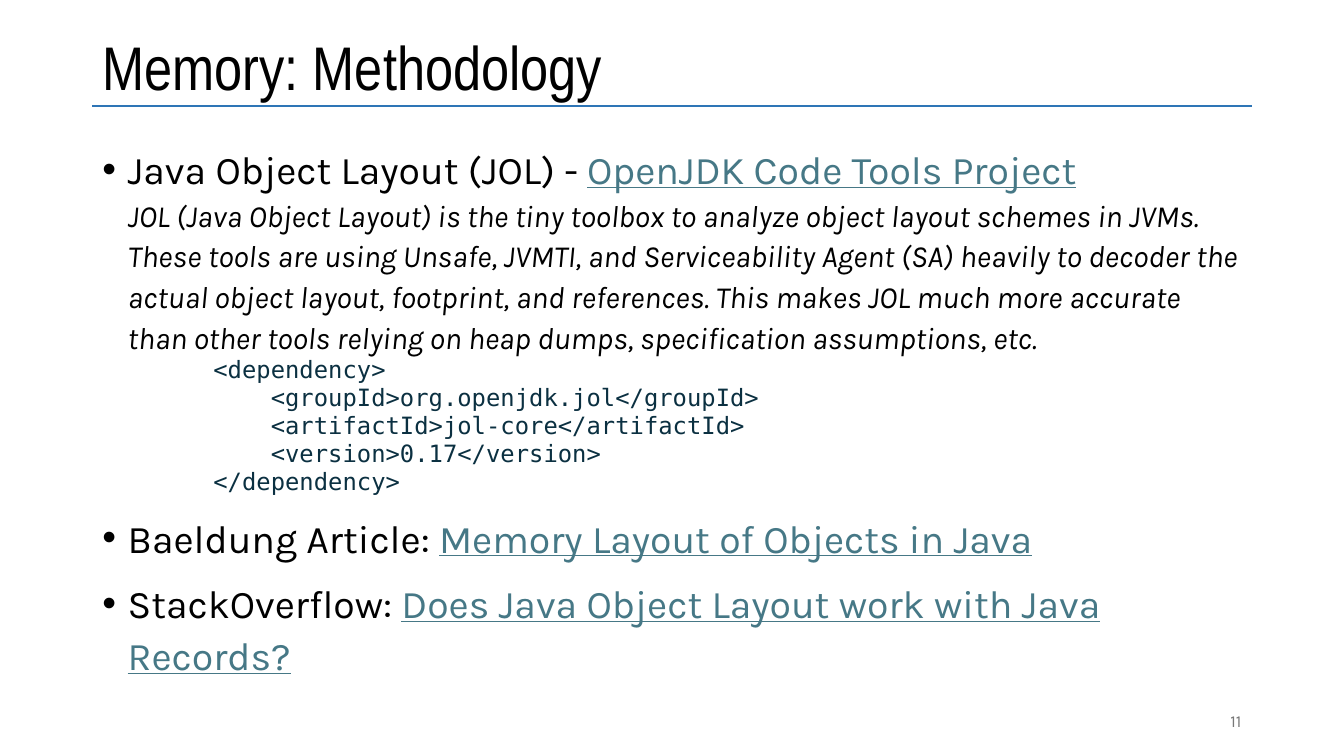
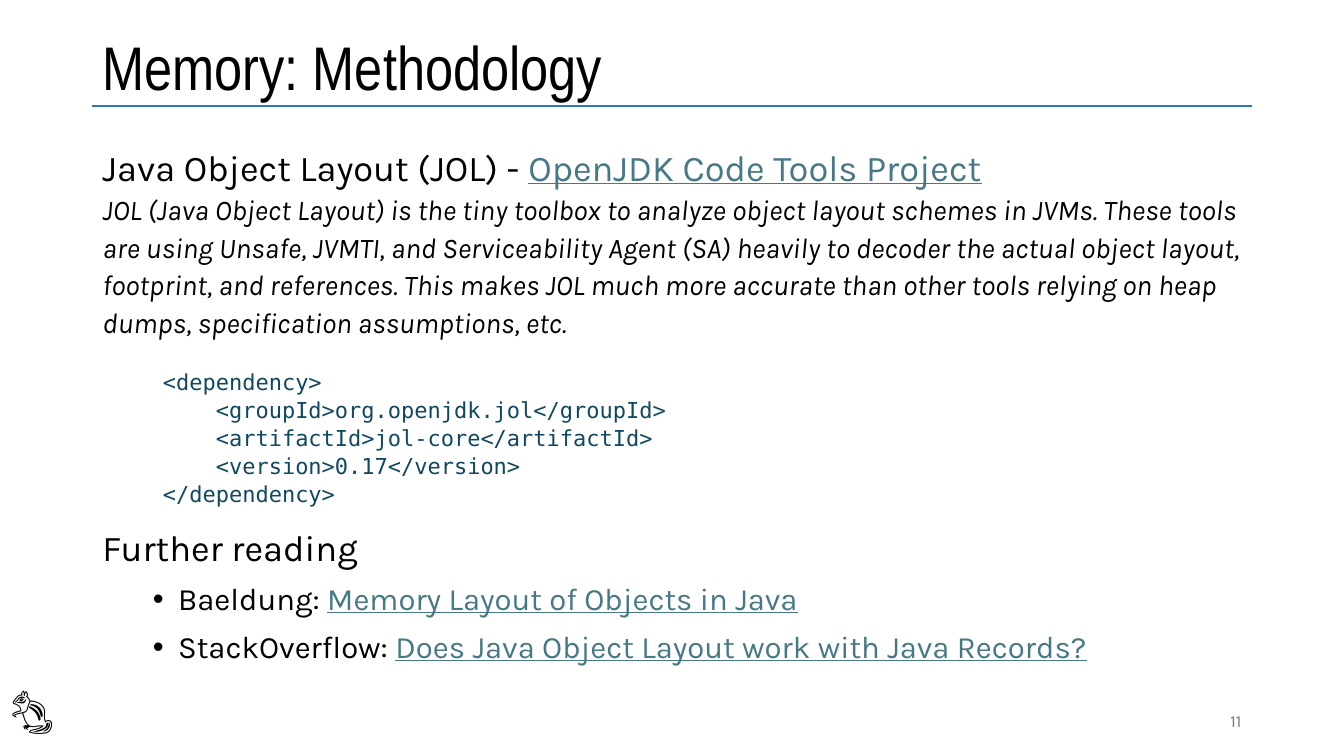
Before and after one commit to vmzakharov/refactor-to-ec-remake, a slide deck: slide 11 of RefactorToEcIntro.pptx. Drawn at 1344x756 pixels with LibreOffice and Linux fonts; fonts in the diff are those of the drawing. Boxes give left, top, right and bottom in pixels: in the first picture for what was removed or moved away, otherwise in the second. Text is boxed around its words. In the diff, an @@ line names an element or a change of style, - is before the commit and + after.

```diff
--- a/RefactorToEcIntro.pptx
+++ b/RefactorToEcIntro.pptx
@@ text at <box>102,155,1240,666</box>: size 28 to 25.9 pt in "Java Object Layout (JOL) - OpenJDK Code ..."; size 22 to 20.4 pt in "JOL (Java Object Layout) is the tiny ..."; size 17 to 15.7 pt, text colour #0B3041 to #104862 in "<dependency>", "<groupId>org.openjdk.jol</groupId>", "<artifactId>jol-core</artifactId>", "<version>0.17</version>" and 1 more places; size 28 to 22.2 pt in "StackOverflow: Does Java Object Layout work with ..."; bullet • to none; list level 3 to 2 in "<dependency>"; list level 3 to 2 in "<groupId>org.openjdk.jol</groupId>"; list level 3 to 2 in "<artifactId>jol-core</artifactId>"; list level 3 to 2 in "<version>0.17</version>"; list level 3 to 2 in "</dependency>"; list level 1 to 2 in "StackOverflow: Does Java Object Layout ..." @@
@@ text at <box>102,536,797,618</box>: text changed; size 28 to 22.2 pt @@
-• Baeldung Article: Memory Layout of Objects in Java
+Further reading
+  • Baeldung: Memory Layout of Objects in Java
@@ text added at <box>0,676,81,740</box>, 32 pt, text #000000 @@
+🐿️
```
Also in this commit, not shown: 2 other slides changed, 1 other file.
